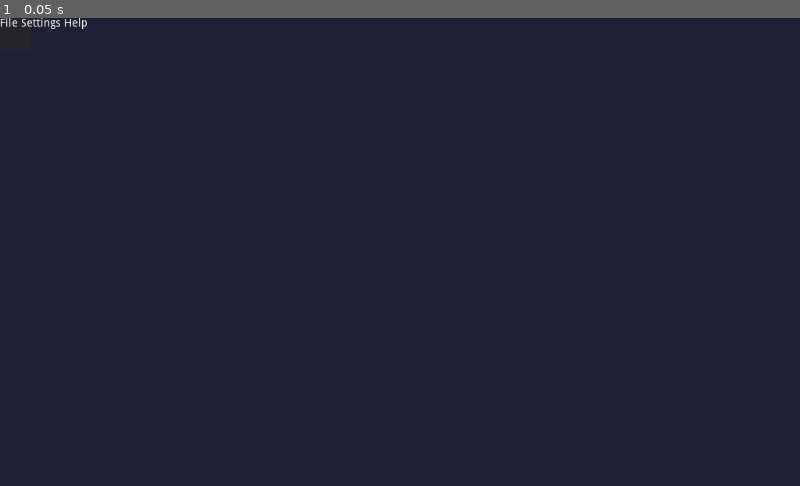
Above: before the commit, frame 1.
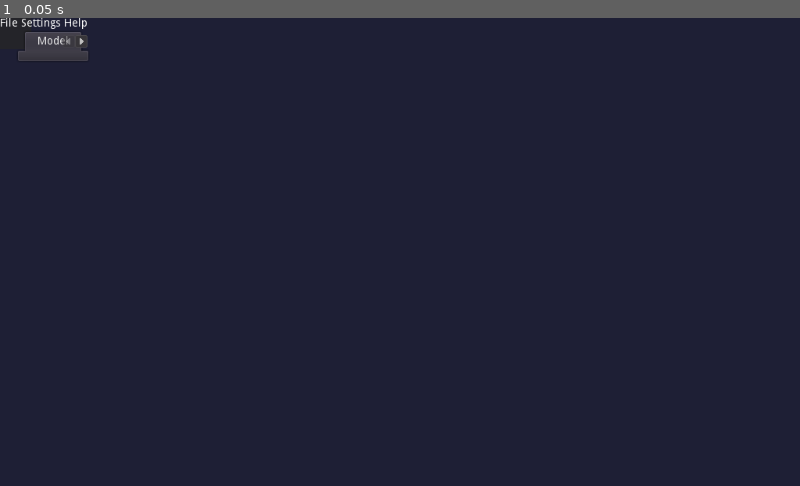
Above: after the commit, the same moment.

Repository: l1npengtul/open2dholo
Game: Godot game, scene res://Open2DH.tscn
The game is run twice, just before and just after one commit, with the same random seed, the same clock (stepped at 60 frames per second) and the same inputs.
Inputs:
- Up to frame 1 (0.05 s): no input

The runs differ from the first frame. In frame 1, 0.5% of the frame differs, in the area x 2-11%, y 2-10%.

Commit message:
Added more UI

Diff:
--- a/Open2DH.tscn
+++ b/Open2DH.tscn
@@ -68,33 +68,65 @@
 [node name="HSplitContainer" type="HSplitContainer" parent="Open2GHMainUINode/Panel/VBoxContainer"]
 margin_top = 18.0
 margin_right = 112.0
-margin_bottom = 30.0
+margin_bottom = 54.0
 
 [node name="HSplitContainer" type="HSplitContainer" parent="Open2GHMainUINode/Panel/VBoxContainer/HSplitContainer"]
-margin_right = 112.0
-margin_bottom = 12.0
+margin_right = 12.0
+margin_bottom = 36.0
 
-[node name="VBoxContainer" type="VBoxContainer" parent="Open2GHMainUINode/Panel/VBoxContainer/HSplitContainer/HSplitContainer"]
-margin_bottom = 12.0
+[node name="VSplitContainer2" type="VSplitContainer" parent="Open2GHMainUINode/Panel/VBoxContainer/HSplitContainer/HSplitContainer"]
+margin_bottom = 36.0
 
-[node name="VSplitContainer" type="VSplitContainer" parent="Open2GHMainUINode/Panel/VBoxContainer/HSplitContainer/HSplitContainer/VBoxContainer"]
-margin_bottom = 12.0
-
-[node name="ViewportContainer" type="ViewportContainer" parent="Open2GHMainUINode/Panel/VBoxContainer/HSplitContainer/HSplitContainer/VBoxContainer/VSplitContainer"]
+[node name="ViewportContainer" type="ViewportContainer" parent="Open2GHMainUINode/Panel/VBoxContainer/HSplitContainer/HSplitContainer/VSplitContainer2"]
 stretch = true
 
-[node name="Viewport" type="Viewport" parent="Open2GHMainUINode/Panel/VBoxContainer/HSplitContainer/HSplitContainer/VBoxContainer/VSplitContainer/ViewportContainer"]
-size = Vector2( 600, 600 )
+[node name="Viewport" type="Viewport" parent="Open2GHMainUINode/Panel/VBoxContainer/HSplitContainer/HSplitContainer/VSplitContainer2/ViewportContainer"]
+handle_input_locally = false
+render_target_update_mode = 3
 
-[node name="ViewportContainer2" type="ViewportContainer" parent="Open2GHMainUINode/Panel/VBoxContainer/HSplitContainer/HSplitContainer/VBoxContainer/VSplitContainer"]
+[node name="ViewportContainer2" type="ViewportContainer" parent="Open2GHMainUINode/Panel/VBoxContainer/HSplitContainer/HSplitContainer/VSplitContainer2"]
 margin_top = 12.0
-margin_bottom = 12.0
+margin_bottom = 36.0
 stretch = true
 
-[node name="Viewport" type="Viewport" parent="Open2GHMainUINode/Panel/VBoxContainer/HSplitContainer/HSplitContainer/VBoxContainer/VSplitContainer/ViewportContainer2"]
-size = Vector2( 600, 600 )
+[node name="Viewport" type="Viewport" parent="Open2GHMainUINode/Panel/VBoxContainer/HSplitContainer/HSplitContainer/VSplitContainer2/ViewportContainer2"]
+size = Vector2( 0, 24 )
+handle_input_locally = false
+render_target_update_mode = 3
 
-[node name="HSplitContainer" type="HSplitContainer" parent="Open2GHMainUINode/Panel/VBoxContainer/HSplitContainer/HSplitContainer"]
+[node name="VSplitContainer" type="VSplitContainer" parent="Open2GHMainUINode/Panel/VBoxContainer/HSplitContainer/HSplitContainer"]
 margin_left = 12.0
+margin_right = 12.0
+margin_bottom = 36.0
+
+[node name="TabContainer" type="TabContainer" parent="Open2GHMainUINode/Panel/VBoxContainer/HSplitContainer"]
+margin_left = 24.0
 margin_right = 112.0
-margin_bottom = 12.0
+margin_bottom = 36.0
+tab_align = 0
+
+[node name="Model" type="Control" parent="Open2GHMainUINode/Panel/VBoxContainer/HSplitContainer/TabContainer"]
+anchor_right = 1.0
+anchor_bottom = 1.0
+margin_left = 4.0
+margin_top = 32.0
+margin_right = -4.0
+margin_bottom = -4.0
+
+[node name="Camera" type="Control" parent="Open2GHMainUINode/Panel/VBoxContainer/HSplitContainer/TabContainer"]
+visible = false
+anchor_right = 1.0
+anchor_bottom = 1.0
+margin_left = 4.0
+margin_top = 32.0
+margin_right = -4.0
+margin_bottom = -4.0
+
+[node name="Output" type="Control" parent="Open2GHMainUINode/Panel/VBoxContainer/HSplitContainer/TabContainer"]
+visible = false
+anchor_right = 1.0
+anchor_bottom = 1.0
+margin_left = 4.0
+margin_top = 32.0
+margin_right = -4.0
+margin_bottom = -4.0
--- a/project.godot
+++ b/project.godot
@@ -21,7 +21,7 @@
 
 [editor_plugins]
 
-enabled=PoolStringArray(  )
+enabled=PoolStringArray( "zylann.editor_debugger" )
 
 [rendering]
 
Not shown, added: CHANGELOG.md
Not shown, changed: Cargo.toml
Not shown, changed: src/lib.rs
